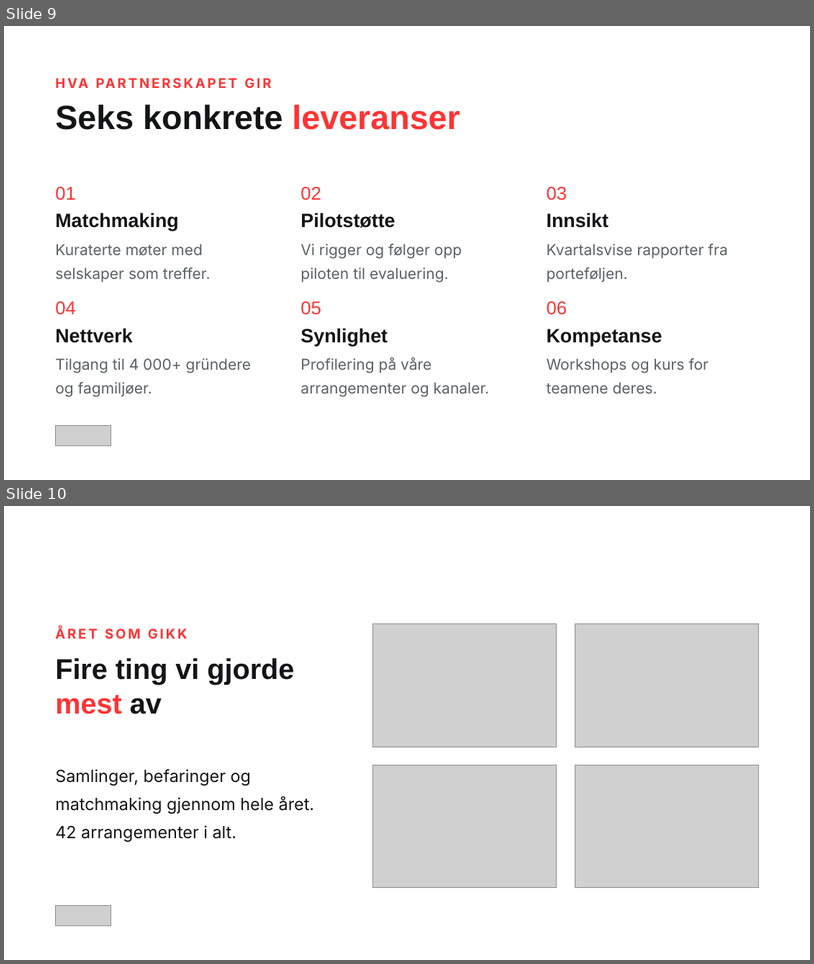
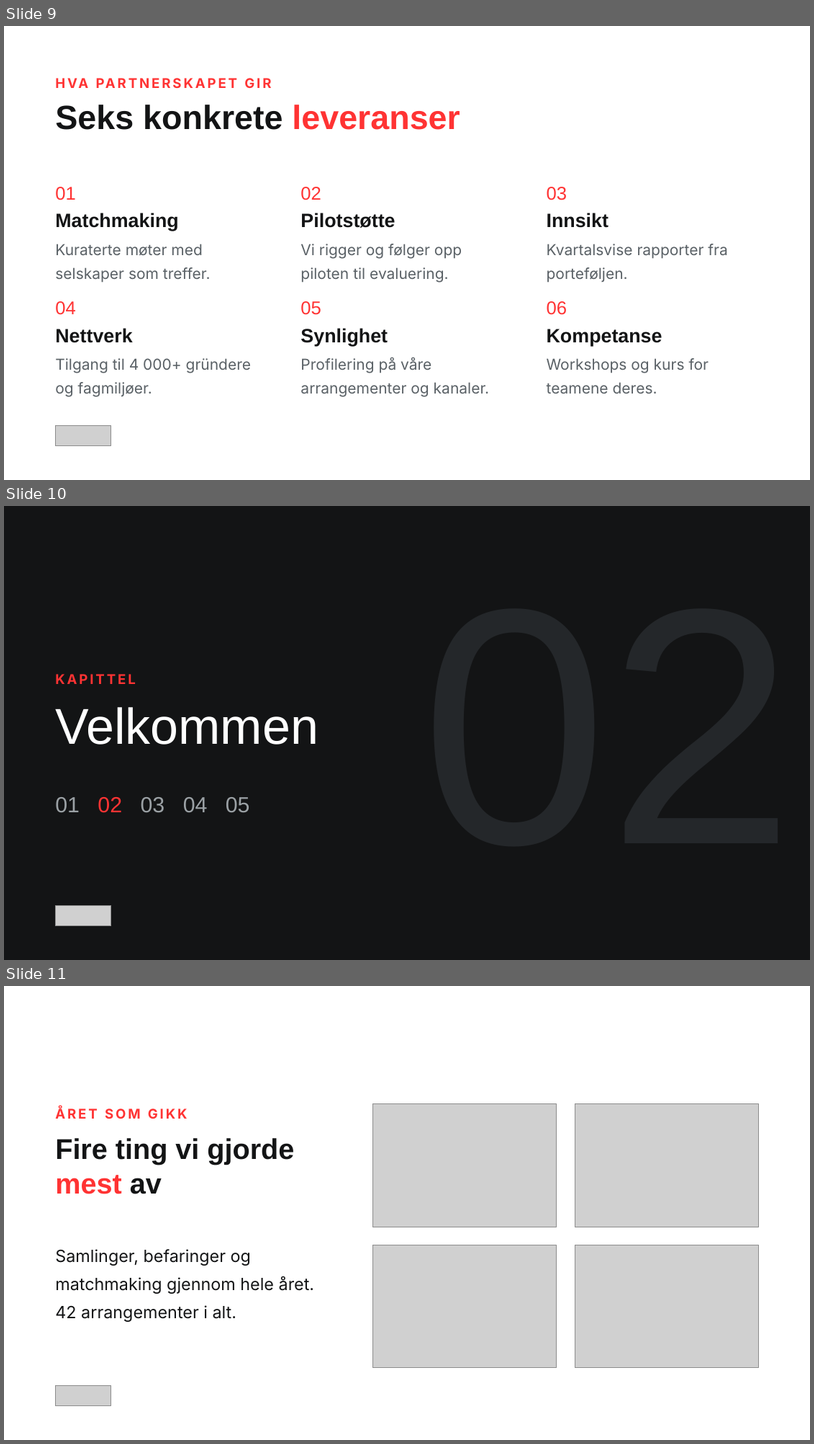
Before and after one commit to christinawiig-ai/startuplab-partner-presentation, a slide deck: pptx-templates/Startuplab-slidemaler.pptx. Shown one above the other, each under a label of ours: slides 9 and 10 before the commit, slides 9, 10 and 11 after it. The pictures are 814x964 and 814x1444 pixels, drawn with LibreOffice and Linux fonts; fonts in the diff are those of the drawing; grey boxes stand for pictures. Boxes give left, top, right and bottom in pixels: in the first picture for what was removed or moved away, otherwise in the second. Text is boxed around its words. In the diff, an @@ line names an element or a change of style, - is before the commit and + after.

Commit message:
Legg til kapittelskille-mal med konturtall og indeksrekke
Kapittelnummeret er et stort grafisk tall med svak kropp og rosa kontur, og
en indeksrekke under tittelen viser hvor i løpet salen er.

Valgt blant fem varianter. Rosa kontur, ikke rød, slik at rødt fortsatt er
den eneste aksentfargen på sliden. Et helt hult tall ble forkastet: streken
alene forsvinner nesten på projektor over en så stor flate.

Indeksrekken ligger i én tekstboks. Ett tall per boks krever at bredden
regnes ut, og et anslag som er noen hundredeler for trangt får tallet til å
brekke i to linjer, noe et første forsøk gjorde.

Malen skiller seg fra de to andre dramatiske: seksjonsskillet er en rød
plakat, utsagnet er ren typografi. Rolig nok til å tåle fem gjentakelser i
samme deck, som var grunnen til å velge den framfor en rød blokkvariant.

```diff
--- a/pptx-templates/Startuplab-slidemaler.pptx
+++ b/pptx-templates/Startuplab-slidemaler.pptx
@@ slide 10 added at (x1=4, y1=506, x2=810, y2=960), background #131415 @@
@@ text added at (x1=55, y1=674, x2=135, y2=684), 16 pt, text #FF3333, bold @@
+KAPITTEL
@@ text added at (x1=55, y1=707, x2=319, y2=744), 60 pt, text #FFFFFF @@
+Velkommen
@@ text added at (x1=55, y1=797, x2=250, y2=813), 26 pt, text #9BA1A5 @@
+01 02 03 04 05
@@ picture added at (x1=55, y1=906, x2=111, y2=926) @@
@@ what was slide 10 is now slide 11 @@
```
Also in this commit, not shown: 4 other files.
